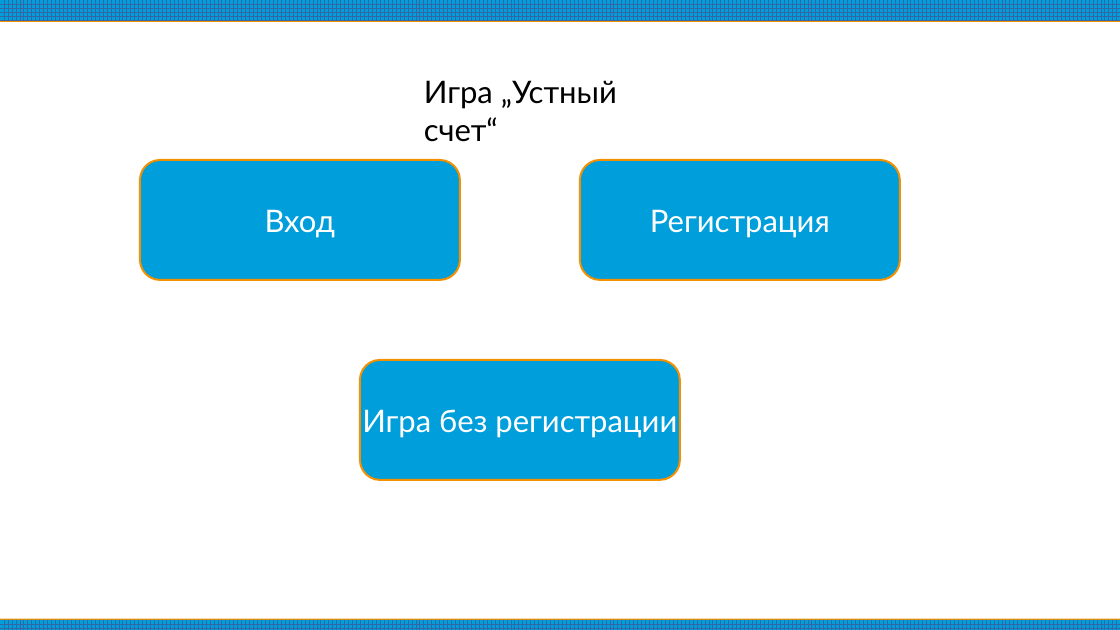
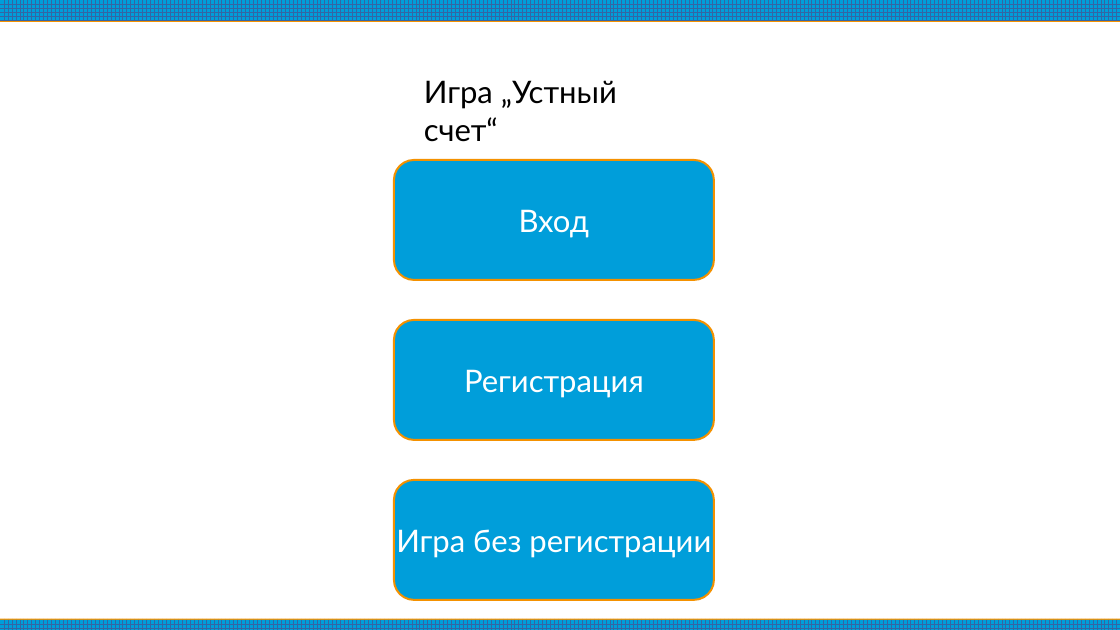
Before and after one commit to Golovastov84/game-verbal-count, a slide deck: slide 1 of game-verbal-count.odp. Drawn at 1120x630 pixels with LibreOffice and Linux fonts; fonts in the diff are those of the drawing. Boxes give left, top, right and bottom in pixels: in the first picture for what was removed or moved away, otherwise in the second. Text is boxed around its words. In the diff, an @@ line names an element or a change of style, - is before the commit and + after.

```diff
--- a/game-verbal-count.odp
+++ b/game-verbal-count.odp
@@ rounded rectangle "Вход": place and size @@
-rounded rectangle "Вход" at (140,160,460,279)
+rounded rectangle "Вход" at (394,160,714,279)
@@ rounded rectangle "Регистрация": place and size @@
-rounded rectangle "Регистрация" at (580,160,900,279)
+rounded rectangle "Регистрация" at (394,320,714,440)
@@ rounded rectangle "Игра без регистрации": place and size @@
-rounded rectangle "Игра без регистрации" at (360,360,680,480)
+rounded rectangle "Игра без регистрации" at (394,480,714,600)
```
Also in this commit, not shown: 3 other slides changed, 3 slides added, 2 other files.
